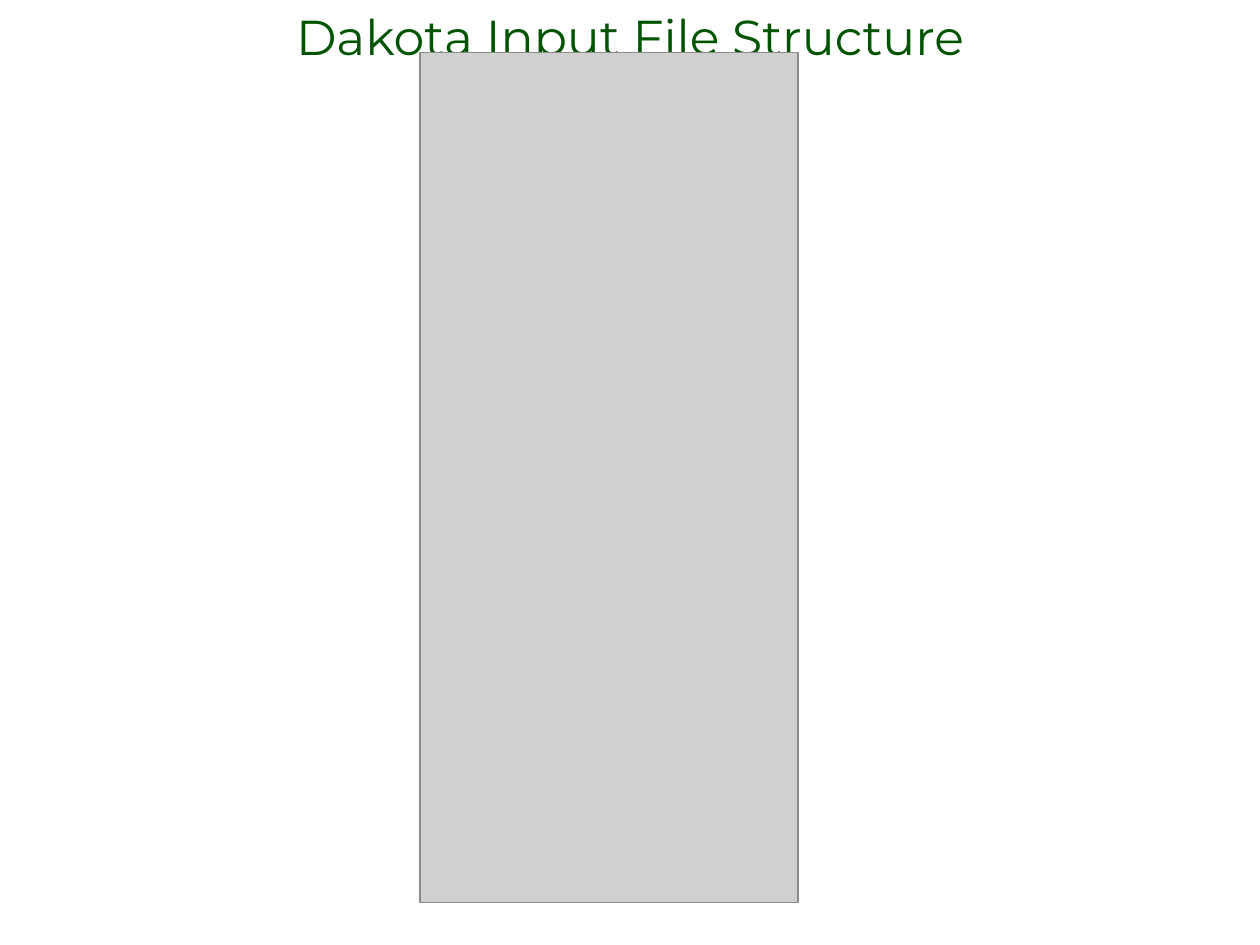
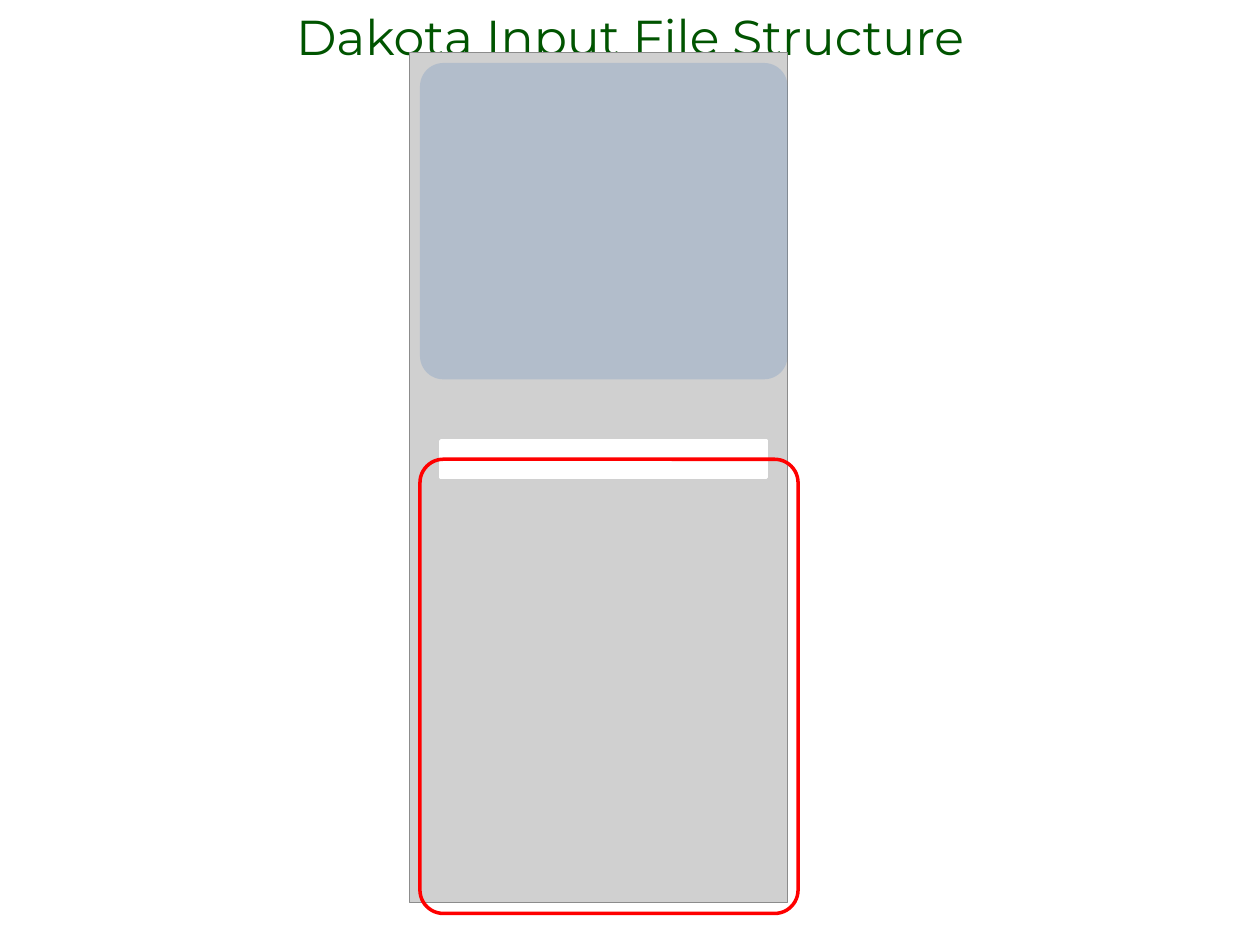
Before and after one commit to camm/documents, a slide deck: slide 3 of Jose/minimization_design.pptx (slide 2 before the commit). Drawn at 1260x945 pixels with LibreOffice and Linux fonts; fonts in the diff are those of the drawing; grey boxes stand for pictures. Boxes give left, top, right and bottom in pixels: in the first picture for what was removed or moved away, otherwise in the second. Text is boxed around its words. In the diff, an @@ line names an element or a change of style, - is before the commit and + after.

```diff
--- a/Jose/minimization_design.pptx
+++ b/Jose/minimization_design.pptx
@@ picture: place and size @@
-picture at (420, 53, 798, 903)
+picture at (410, 53, 788, 903)
@@ rounded rectangle added at (420, 63, 788, 379), fill #4F81BD at 23% opacity @@
@@ rectangle added at (441, 441, 766, 478), fill #FFFFFF, outline #FFFFFF 2 pt @@
@@ rounded rectangle added at (420, 460, 798, 914), outline #FF0000 2 pt @@
```
Also in this commit, not shown: 1 other slide changed, 4 slides added, 3 other files.
